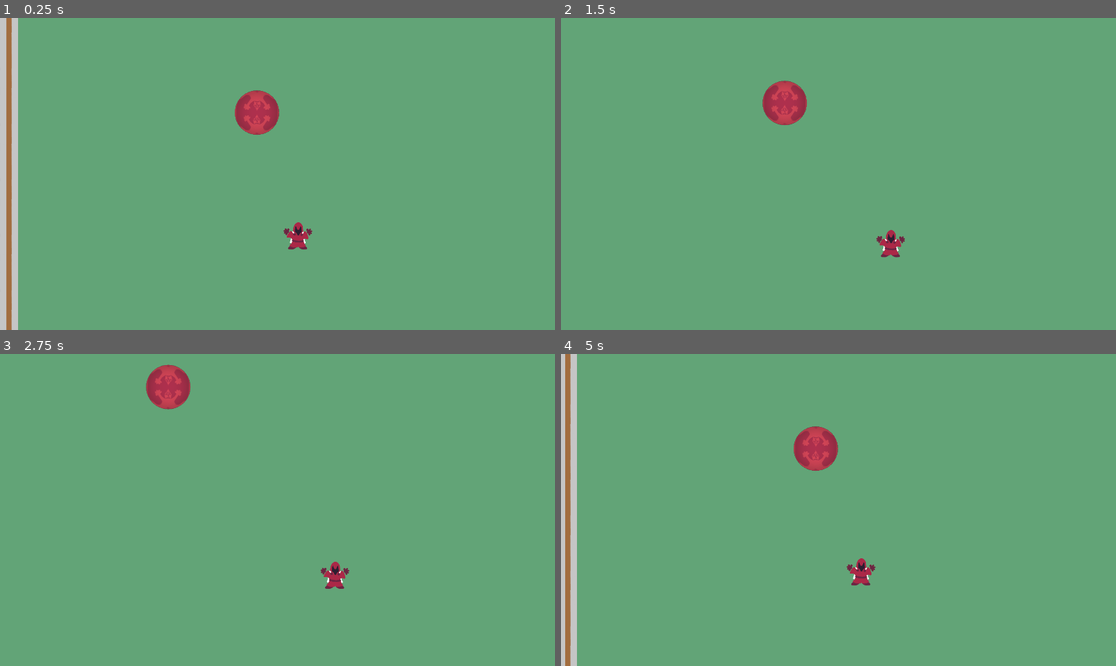
Above: before the commit, frames 1-4 (two rows, left to right).
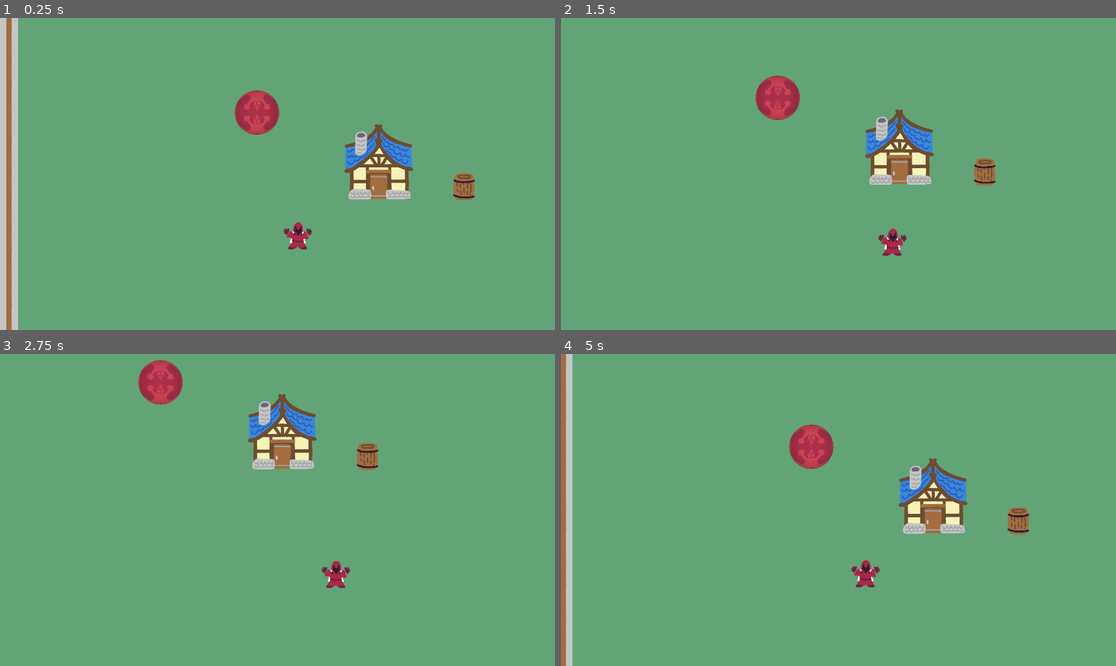
Above: after the commit, the same moments.

Repository: Hangover-Sunshine/KATAMARI-MEATBALL
Game: Godot game, scene res://scenes/Menus/ArtTest3.tscn
Same seed, same stepped clock (60 frames per second), same inputs: the game is played once before the commit and once after it. This scene is started directly instead of the project's main scene.
Inputs (mouse positions are in pixels of both pictures, inside the frame that each line leads up to):
- Up to frame 1 (0.25 s): no input
- Up to frame 2 (1.5 s): tap Enter at 0.5 s; move the mouse to (960, 158) at 0.52 s; hold D (WalkRight) 0.53-1.28 s; click (960, 158) at 0.67 s; move the mouse to (727, 189) at 1.27 s; hold S (WalkDown) from 1.28 s (still down)
- Up to frame 3 (2.75 s): move the mouse to (333, 441) at 2.02 s; release S (WalkDown) at 2.03 s; hold D (WalkRight) from 2.03 s (still down)
- Up to frame 4 (5 s): move the mouse to (810, 572) at 2.77 s; release D (WalkRight) at 2.78 s; hold W (WalkUp) 2.78-3.53 s; click (810, 572) at 2.92 s; move the mouse to (1005, 556) at 3.52 s; hold A (WalkLeft) from 3.53 s (still down); move the mouse to (672, 463) at 4.27 s

The runs differ from the first frame. In frame 1, 2.6% of the frame differs, in the area x 62-86%, y 34-59%; in frame 2, 3.5%; in frame 3, 3.5%; in frame 4, 5.9%, in the area x 0-85%, y 0-100%.

Commit message:
Environmental FX
Leaf, Dust, and Wood are being worked on. Got the main fx.

Diff:
--- a/scenes/Menus/ArtTest3.tscn
+++ b/scenes/Menus/ArtTest3.tscn
@@ -19,6 +19,9 @@
 [ext_resource type="PackedScene" uid="uid://dlwp87iwasr7n" path="res://prefabs/environment/props/fence_c.tscn" id="18_6n1by"]
 [ext_resource type="PackedScene" uid="uid://dvuvy2t6e6obh" path="res://prefabs/environment/props/sign.tscn" id="19_1ni0d"]
 [ext_resource type="PackedScene" uid="uid://3baeylxlx467" path="res://prefabs/environment/buildings/cottage_a.tscn" id="24_w6rrl"]
+[ext_resource type="Texture2D" uid="uid://dshhgvclgm4xe" path="res://assets/particle/Leaf.png" id="25_7dwbc"]
+[ext_resource type="Texture2D" uid="uid://ukq4espvatb2" path="res://assets/particle/Puff1.png" id="26_dimuo"]
+[ext_resource type="Texture2D" uid="uid://di1wun67yfrta" path="res://assets/particle/Dash.png" id="27_lqlnc"]
 [ext_resource type="Texture2D" uid="uid://caodqnonsui3a" path="res://assets/props/buildings/Tilesheet_Outer_Walls.png" id="31_36ugi"]
 [ext_resource type="PackedScene" uid="uid://myhbn6a4wked" path="res://prefabs/entities/Player.tscn" id="32_q0m5f"]
 [ext_resource type="Script" path="res://scripts/system/BallCamera.gd" id="33_ml70g"]
@@ -72,6 +75,41 @@
 [sub_resource type="RectangleShape2D" id="RectangleShape2D_kxqqo"]
 size = Vector2(97, 96)
 
+[sub_resource type="Curve" id="Curve_3vswg"]
+_data = [Vector2(0, 1), 0.0, 0.0, 0, 0, Vector2(1, 0), 0.0, 0.0, 0, 0]
+point_count = 2
+
+[sub_resource type="Gradient" id="Gradient_gqmc7"]
+offsets = PackedFloat32Array(0.64, 1)
+colors = PackedColorArray(1, 1, 1, 1, 1, 1, 1, 0)
+
+[sub_resource type="Gradient" id="Gradient_vouoa"]
+colors = PackedColorArray(0.635294, 0.427451, 0.247059, 1, 0.431373, 0.298039, 0.188235, 1)
+
+[sub_resource type="Curve" id="Curve_vwinx"]
+_data = [Vector2(0, 1), 0.0, 0.0, 0, 0, Vector2(1, 0), 0.0, 0.0, 0, 0]
+point_count = 2
+
+[sub_resource type="Gradient" id="Gradient_fwhe3"]
+offsets = PackedFloat32Array(0.726667, 1)
+colors = PackedColorArray(1, 1, 1, 1, 1, 1, 1, 0)
+
+[sub_resource type="Gradient" id="Gradient_nimwx"]
+offsets = PackedFloat32Array(0.766667, 1)
+colors = PackedColorArray(0, 0.396078, 0.329412, 1, 0.117647, 0.25098, 0.266667, 1)
+
+[sub_resource type="Curve" id="Curve_d2n7v"]
+_data = [Vector2(0, 1), 0.0, 0.0, 0, 0, Vector2(1, 0), 0.0, 0.0, 0, 0]
+point_count = 2
+
+[sub_resource type="Gradient" id="Gradient_q7s0k"]
+offsets = PackedFloat32Array(0.126667, 1)
+colors = PackedColorArray(1, 1, 1, 0.784314, 1, 1, 1, 0)
+
+[sub_resource type="Gradient" id="Gradient_luyxe"]
+offsets = PackedFloat32Array(0, 0.273333)
+colors = PackedColorArray(0.431373, 0.298039, 0.188235, 1, 0.635294, 0.427451, 0.247059, 1)
+
 [node name="CatamariTest" type="Node2D"]
 
 [node name="ColorRect" type="ColorRect" parent="."]
@@ -230,3 +268,96 @@
 position = Vector2(-0.5, 0)
 shape = SubResource("RectangleShape2D_kxqqo")
 debug_color = Color(0, 0.6, 0.701961, 0)
+
+[node name="FX_Explode_Leaf_Smoll" type="CPUParticles2D" parent="."]
+visible = false
+position = Vector2(203, 0)
+emitting = false
+amount = 20
+one_shot = true
+explosiveness = 1.0
+lifetime_randomness = 0.25
+texture = ExtResource("25_7dwbc")
+spread = 180.0
+gravity = Vector2(0, 50)
+initial_velocity_min = 25.0
+initial_velocity_max = 75.0
+angular_velocity_min = -500.0
+angular_velocity_max = 500.0
+scale_amount_min = 0.25
+scale_amount_max = 0.25
+scale_amount_curve = SubResource("Curve_3vswg")
+color_ramp = SubResource("Gradient_gqmc7")
+color_initial_ramp = SubResource("Gradient_vouoa")
+
+[node name="FX_Explode_Leaf_Lorge" type="CPUParticles2D" parent="."]
+visible = false
+position = Vector2(203, 0)
+emitting = false
+amount = 150
+one_shot = true
+explosiveness = 1.0
+lifetime_randomness = 0.25
+texture = ExtResource("25_7dwbc")
+spread = 180.0
+gravity = Vector2(0, 50)
+initial_velocity_min = 25.0
+initial_velocity_max = 100.0
+angular_velocity_min = -500.0
+angular_velocity_max = 500.0
+scale_amount_min = 0.25
+scale_amount_max = 0.25
+scale_amount_curve = SubResource("Curve_vwinx")
+color_ramp = SubResource("Gradient_fwhe3")
+color_initial_ramp = SubResource("Gradient_nimwx")
+
+[node name="Tree A2" parent="." instance=ExtResource("5_84d13")]
+visible = false
+position = Vector2(-112, 63)
+
+[node name="Cottage A" parent="." instance=ExtResource("24_w6rrl")]
+
+[node name="FX_Explode_Dust" type="CPUParticles2D" parent="."]
+rotation = -1.5708
+emitting = false
+amount = 50
+one_shot = true
+speed_scale = 0.75
+lifetime_randomness = 0.25
+texture = ExtResource("26_dimuo")
+emission_shape = 3
+emission_rect_extents = Vector2(1, 100)
+gravity = Vector2(0, 0)
+initial_velocity_min = 25.0
+initial_velocity_max = 200.0
+angle_min = -50.0
+angle_max = 50.0
+scale_amount_min = 0.25
+scale_amount_max = 0.25
+scale_amount_curve = SubResource("Curve_d2n7v")
+color_ramp = SubResource("Gradient_q7s0k")
+color_initial_ramp = SubResource("Gradient_luyxe")
+
+[node name="Barrel" parent="." instance=ExtResource("14_o84d8")]
+position = Vector2(294, -42)
+
+[node name="FX_Explode_Wood_Smoll" type="CPUParticles2D" parent="."]
+position = Vector2(294, -77)
+emitting = false
+amount = 15
+one_shot = true
+explosiveness = 1.0
+lifetime_randomness = 0.25
+texture = ExtResource("27_lqlnc")
+spread = 180.0
+gravity = Vector2(0, 100)
+initial_velocity_min = 25.0
+initial_velocity_max = 75.0
+angular_velocity_min = -90.0
+angular_velocity_max = 90.0
+angle_min = 90.0
+angle_max = 90.0
+scale_amount_min = 0.25
+scale_amount_max = 0.5
+color_ramp = SubResource("Gradient_gqmc7")
+color_initial_ramp = SubResource("Gradient_vouoa")
Binary file added: assets/particle/Puff1.png
Not shown, added: assets/particle/Puff1.png.import
Binary file added: assets/particle/Puff2.png
Not shown, added: assets/particle/Puff2.png.import
Not shown: 1 places in scenes/Menus/ArtTest3.tscn that only renumber resources
